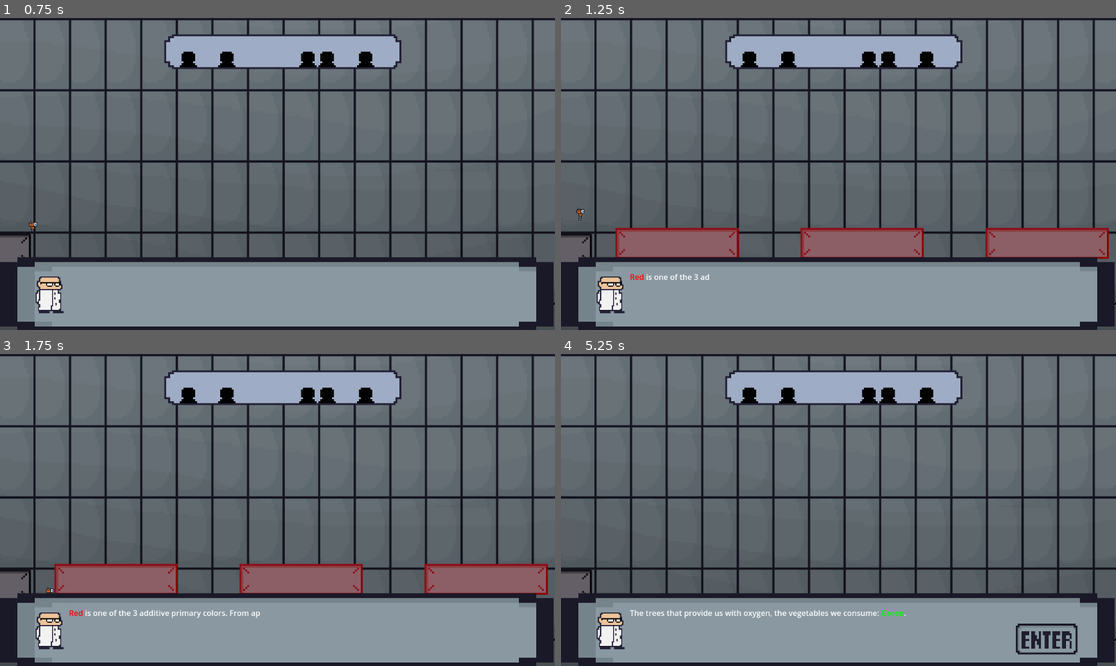
Above: before the commit, frames 1-4 (two rows, left to right).
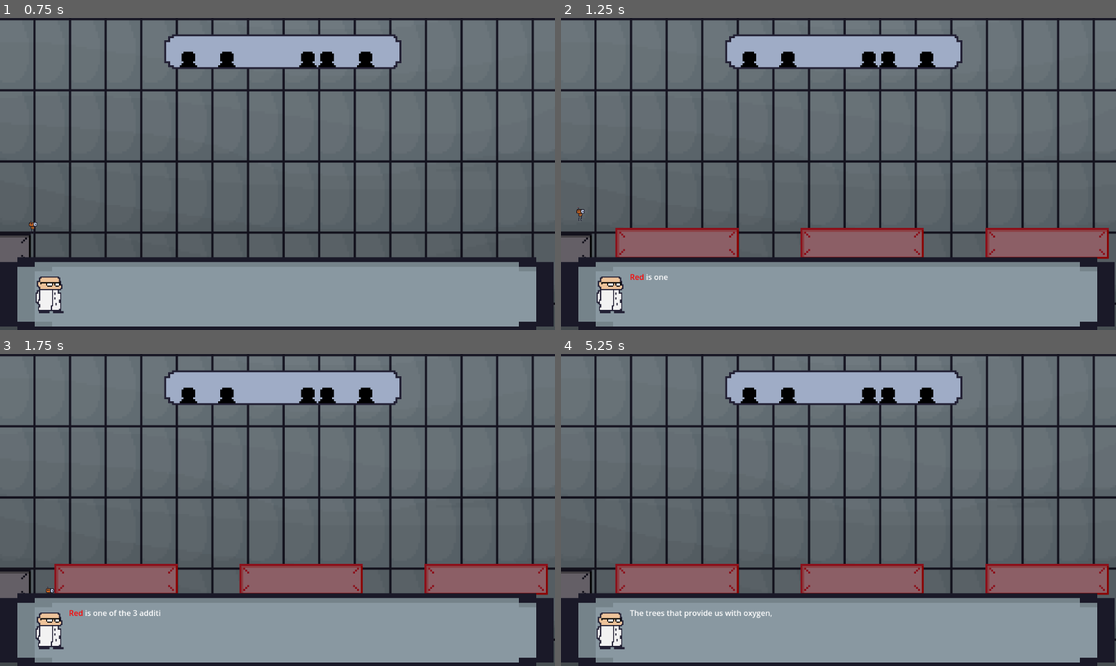
Above: after the commit, the same moments.

Repository: Gamnraa/gmtk2025
Game: Godot game, scene res://MainScene.tscn
The game is run twice, just before and just after one commit, with the same random seed, the same clock (stepped at 60 frames per second) and the same inputs.
Inputs:
- Up to frame 1 (0.75 s): tap Enter (enter) at 0.5, 0.6 s; hold D (right) from 0.53 s (still down)
- Up to frame 2 (1.25 s): keep holding D (right); tap Space (jump) at 0.77 s
- Up to frame 3 (1.75 s): keep holding D (right); tap Enter (enter) at 1.35 s; tap Space (jump) at 1.52 s
- Up to frame 4 (5.25 s): release D (right) at 2.03 s; hold A (left) 2.03-2.78 s; tap Enter (enter) every 0.75 s from 2.1 to 5.1 s; hold D (right) 2.78-4.28 s; tap Space (jump) at 3.02, 3.77, 4.52 s; hold A (left) 4.28-5.03 s; hold D (right) from 5.03 s (still down)

Frame 1 is identical in both runs. In frame 2, less than 0.1% of the frame differs, in the area x 19-27%, y 81-84%; in frame 3, 0.1%; in frame 4, 7.2%, in the area x 9-99%, y 67-97%.

Commit message:
Update dialogue_box.gd

Diff:
--- a/Scripts/dialogue_box.gd
+++ b/Scripts/dialogue_box.gd
@@ -14,12 +14,13 @@
 	[
 		["SET", "Red is one of the 3 additive primary colors. From apples to cardinals to red blood cells, it permeates all around us."],
 		["PROMPT", true],
-		["SET", "The trees that provide us with oxygen, the vegetables we consume: Green."],
+		["SET_IMMEDIATE", "The trees that provide us with oxygen, "],
+		["ADD", "the vegetables we consume: Green."],
 		["PROMPT", true],
-		["SET", "The final primary color, additively: Blue."],
-		["DELAY", 1],
+		["SET", "The final primary color, Blue."],
+		["DELAY", .5],
 		["ADD", " The water we drink."],
-		["DELAY", 1],
+		["DELAY", .5],
 		["ADD", " It is essential to our very existence."],
 		["PROMPT", true],
 	],
@@ -54,6 +55,7 @@
 		["ADD", " Or maybe I've got you feeling a little Blue!"],
 		["DELAY", .97],
 	],
+	[
 		["SET", "Red "],
 		["DELAY", .25],
 		["ADD", "Green "],
@@ -79,6 +81,7 @@
 		["ADD", "Green "],
 		["DELAY", .25],
 		["ADD", "Blue "],
+	]
 ]
 
 var commands = {
@@ -125,7 +128,7 @@
 func _process(delta):
 	#We discovered one of us was building levels with a 144hz monitor and the other a 60hz
 	#Keep up gramps
-	dx -= delta * 4
+	dx -= delta
 	if should_parse and dx <= 0:
 		parsed_message += current_message[parsed_message.length()]
 		if current_message.match(parsed_message): pause(.25)
